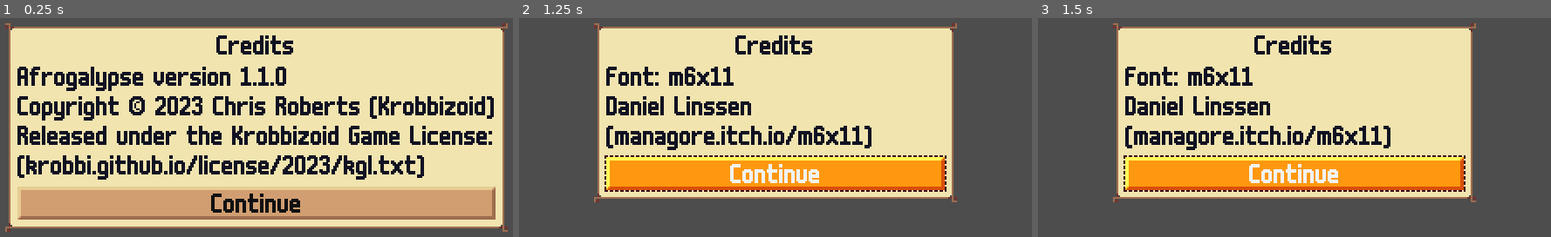
Above: before the commit, frames 1-3 (left to right).
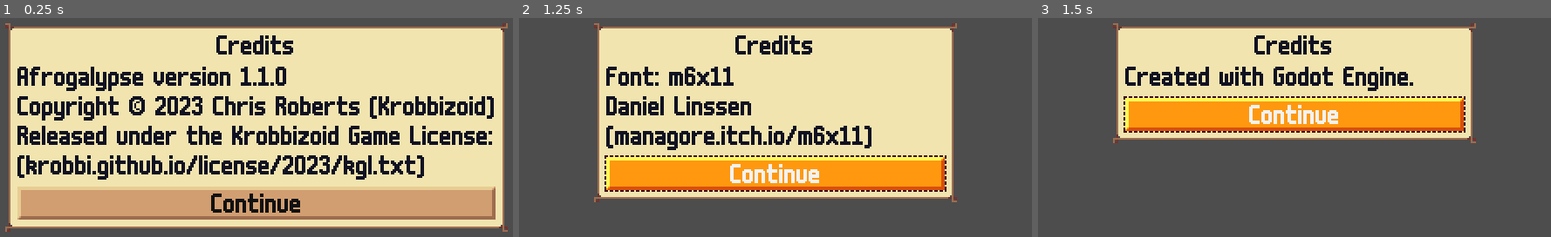
Above: after the commit, the same moments.

Repository: krobbi/afrogalypse
Game: Godot game, scene res://gui/cards/credits_gui_card.tscn
Same seed, same stepped clock (60 frames per second), same inputs: the game is played once before the commit and once after it. This scene is started directly instead of the project's main scene.
Inputs:
- Up to frame 1 (0.25 s): no input
- Up to frame 2 (1.25 s): click "Continue" at 0.5 s
- Up to frame 3 (1.5 s): click "Continue" at 1.25 s

Frames 1-2 are identical in both runs. In frame 3, 33% of the frame differs, in the area x 14-86%, y 22-85%.

Commit message:
Add Godot Engine credit

Diff:
--- a/gui/cards/credits_gui_card.gd
+++ b/gui/cards/credits_gui_card.gd
@@ -6,6 +6,7 @@
 const _CREDIT_SCREENS: Array = [
 	["credits.game", "credits.game.copyright", "credits.game.license"],
 	["credits.font", "credits.font.author", "credits.font.link"],
+	["credits.godot"],
 ]
 
 ## The current screen in the credits.
--- a/resources/translations/text.csv
+++ b/resources/translations/text.csv
@@ -22,6 +22,7 @@
 credits.game,"Afrogalypse version 1.1.0"
 credits.game.copyright,"Copyright © 2023 Chris Roberts (Krobbizoid)"
 credits.game.license,"Released under the Krobbizoid Game License:\n(krobbi.github.io/license/2023/kgl.txt)"
+credits.godot,"Created with Godot Engine."
 heading.controls,"Controls"
 heading.credits,"Credits"
 heading.game_over,"Game Over"
Binary file changed: resources/translations/text.en.translation
